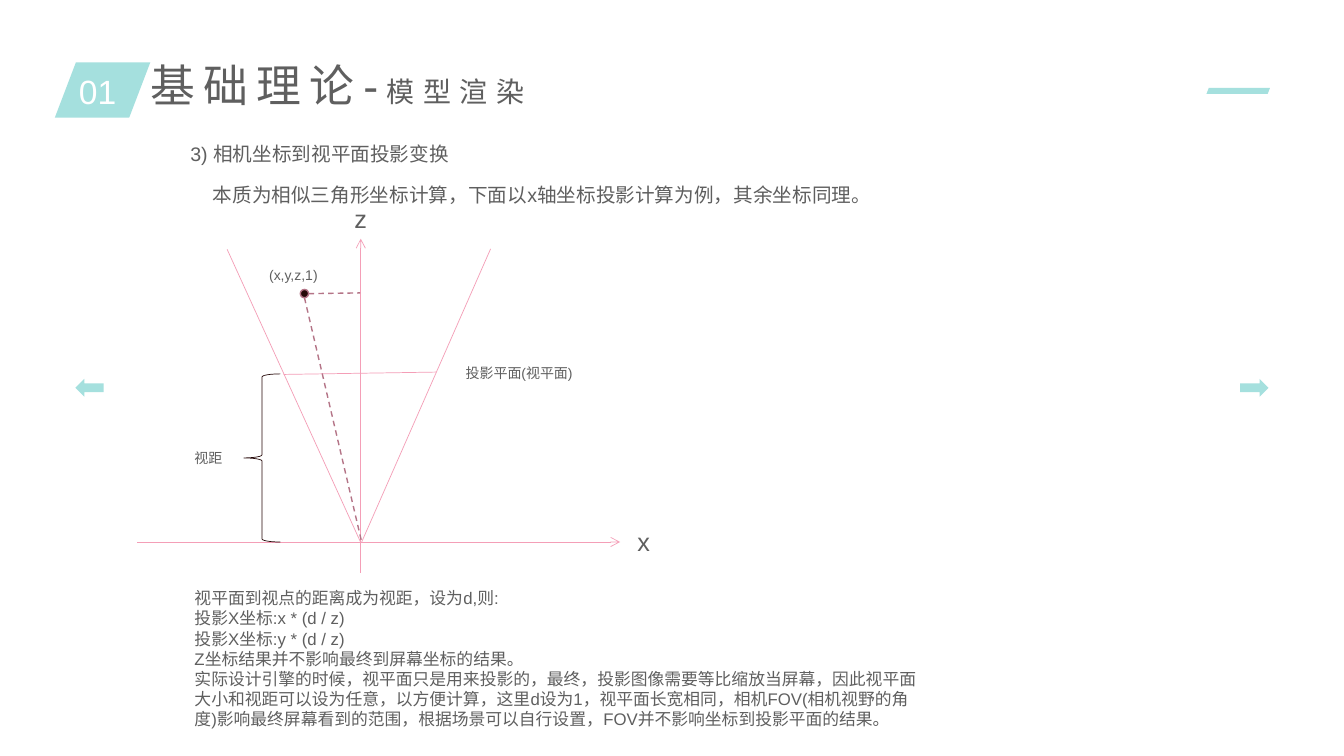
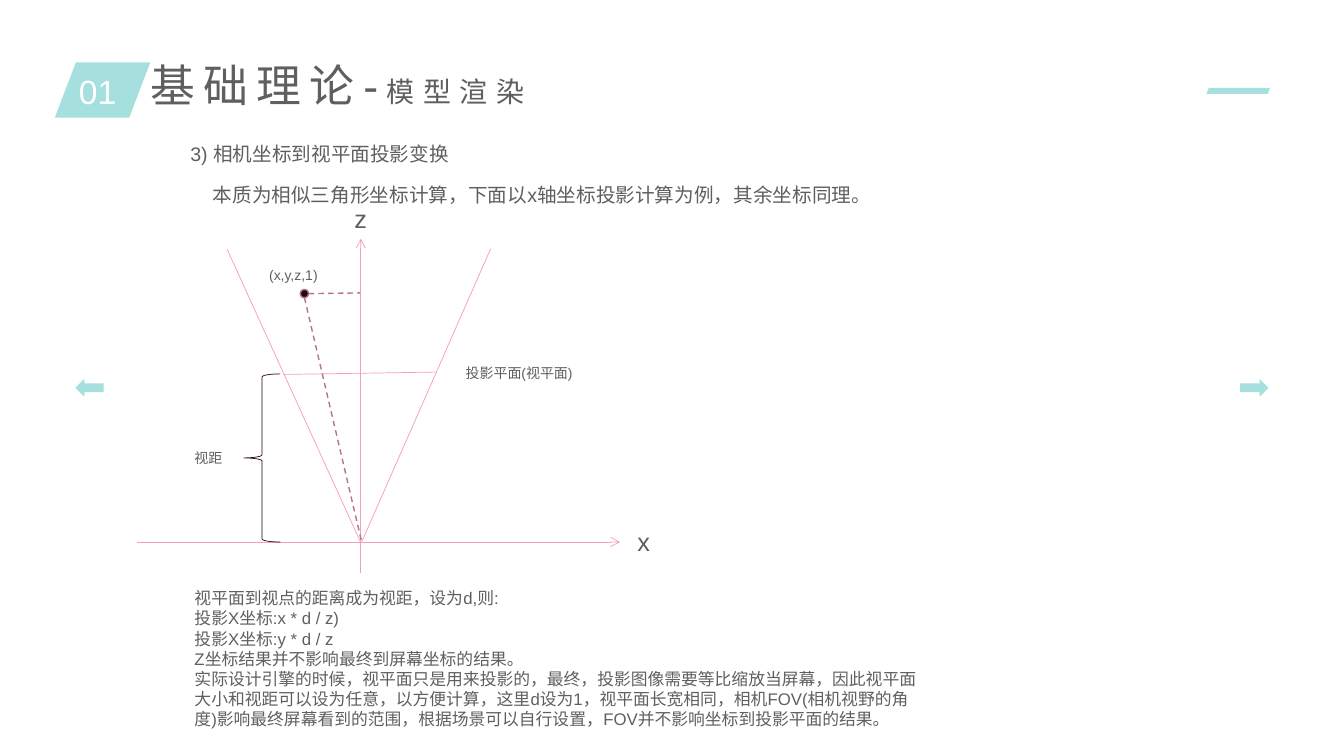
Before and after one commit to lijun4727/3d-study, a slide deck: slide 18 of 3d游戏引擎.pptx. Drawn at 1344x756 pixels with LibreOffice and Linux fonts; fonts in the diff are those of the drawing. Boxes give left, top, right and bottom in pixels: in the first picture for what was removed or moved away, otherwise in the second. Text is boxed around its words. In the diff, an @@ line names an element or a change of style, - is before the commit and + after.

```diff
--- a/3d游戏引擎.pptx
+++ b/3d游戏引擎.pptx
@@ text at <box>194,610,339,649</box>: text changed @@
-投影X坐标:x * (d / z)
-投影X坐标:y * (d / z)
+投影X坐标:x * d / z)
+投影X坐标:y * d / z
```
Also in this commit, not shown: 5 other slides changed, 1 slide removed.
